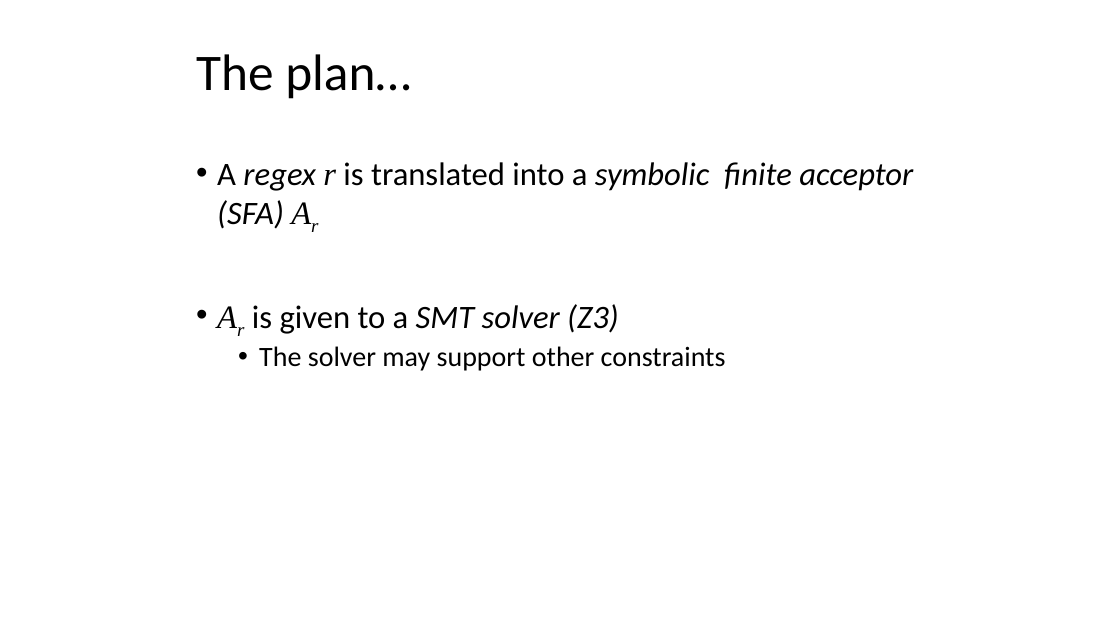
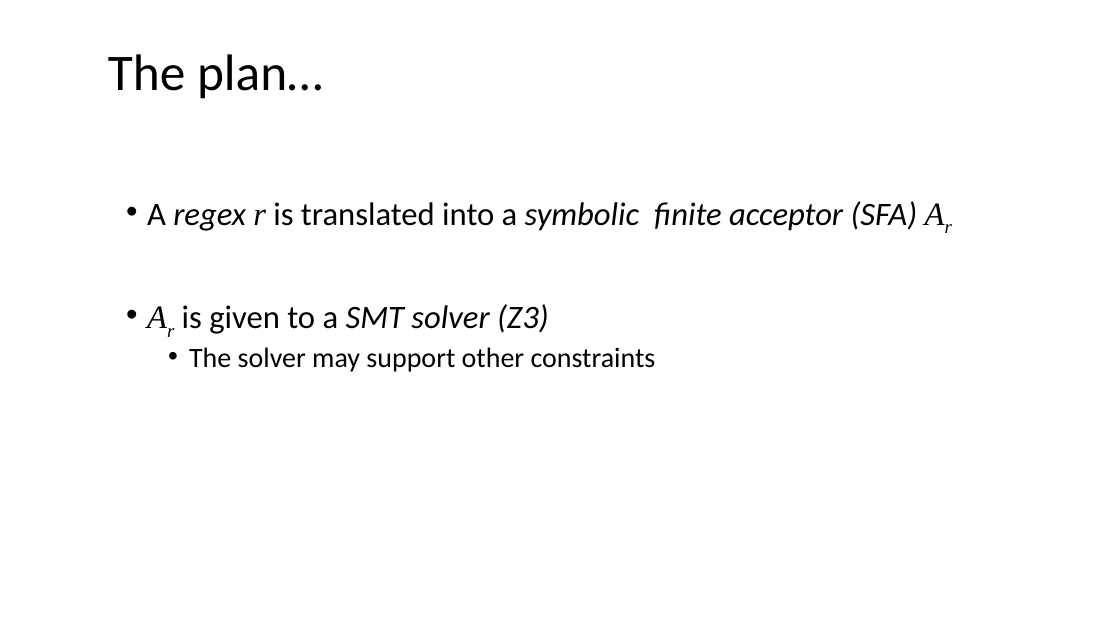
Before and after one commit to thomasjball/PyExZ3, a slide deck: slide 8 of marktoberdorf_slides/Marktoberdorf2014_4.pptx (slide 4 before the commit). Drawn at 1120x630 pixels with LibreOffice and Linux fonts; fonts in the diff are those of the drawing. Boxes give left, top, right and bottom in pixels: in the first picture for what was removed or moved away, otherwise in the second. Text is boxed around its words. In the diff, an @@ line names an element or a change of style, - is before the commit and + after.

```diff
--- a/marktoberdorf_slides/Marktoberdorf2014_4.pptx
+++ b/marktoberdorf_slides/Marktoberdorf2014_4.pptx
@@ title "The plan…": place and size @@
-title "The plan…" at (196,54,411,99)
+title "The plan…" at (108,54,323,99)
@@ text "A regex r is translated ..." rewrapped from (217,162,913,371) to (147,201,918,372) @@
```
Also in this commit, not shown: 2 other slides changed, 7 slides added, 5 other files.
